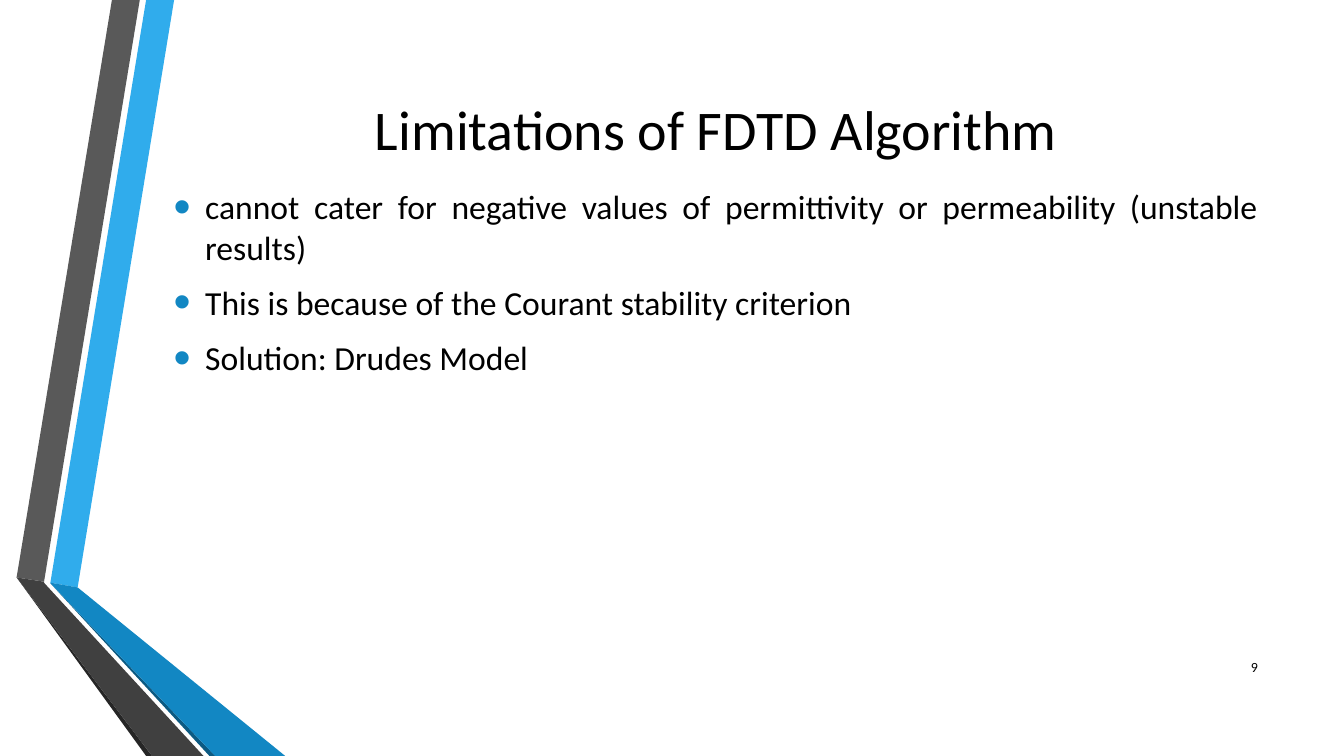
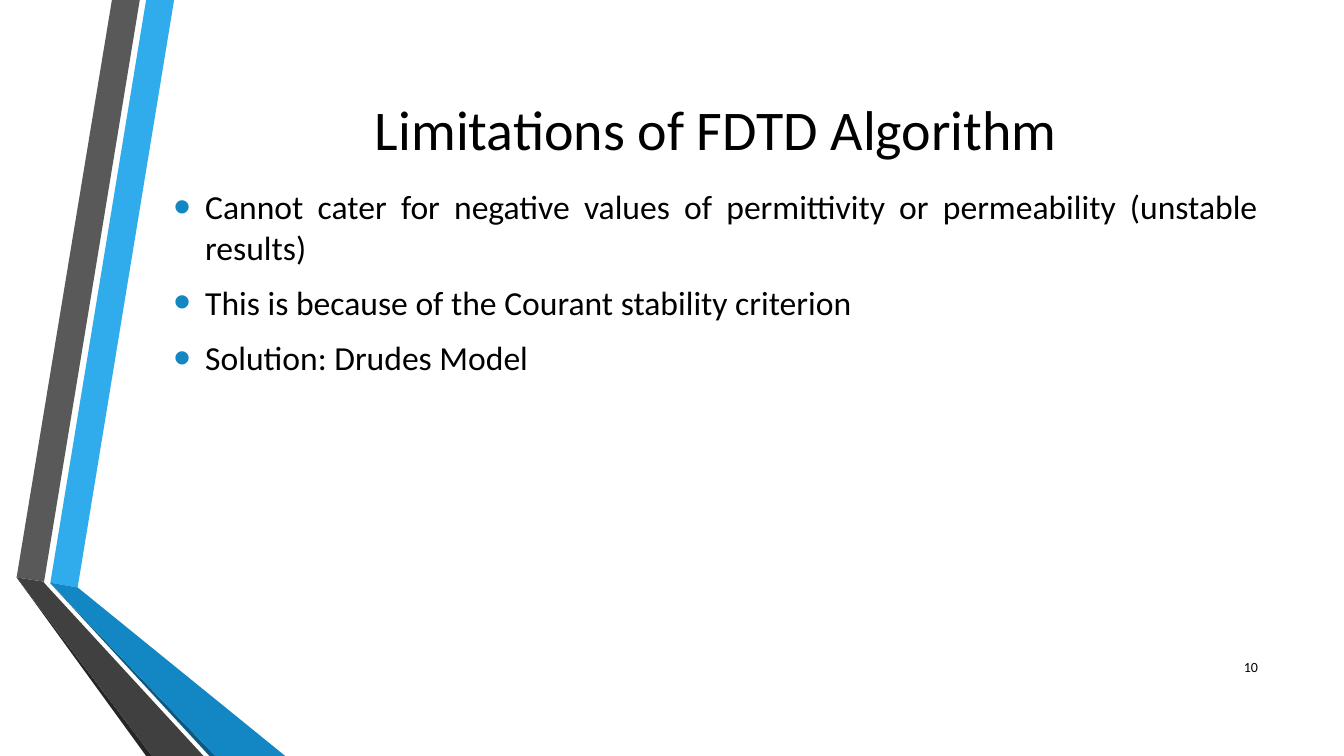
Before and after one commit to junaidnasir/gpu-em-nim, a slide deck: slide 10 of FYP_Defense_Presentation/FYP-2_presentation.pptx (slide 9 before the commit). Drawn at 1344x756 pixels with LibreOffice and Linux fonts; fonts in the diff are those of the drawing; background and template pictures are left out. Boxes give left, top, right and bottom in pixels: in the first picture for what was removed or moved away, otherwise in the second. Text is boxed around its words. In the diff, an @@ line names an element or a change of style, - is before the commit and + after.

```diff
--- a/FYP_Defense_Presentation/FYP-2_presentation.pptx
+++ b/FYP_Defense_Presentation/FYP-2_presentation.pptx
@@ text at [205, 194, 1257, 265]: text changed @@
-• cannot cater for negative values of permittivity or permeability (unstable results)
+• Cannot cater for negative values of permittivity or permeability (unstable results)
@@ page number at [1244, 663, 1258, 672]: text changed @@
-9
+10
```
Also in this commit, not shown: 11 other slides changed, 2 slides added.
